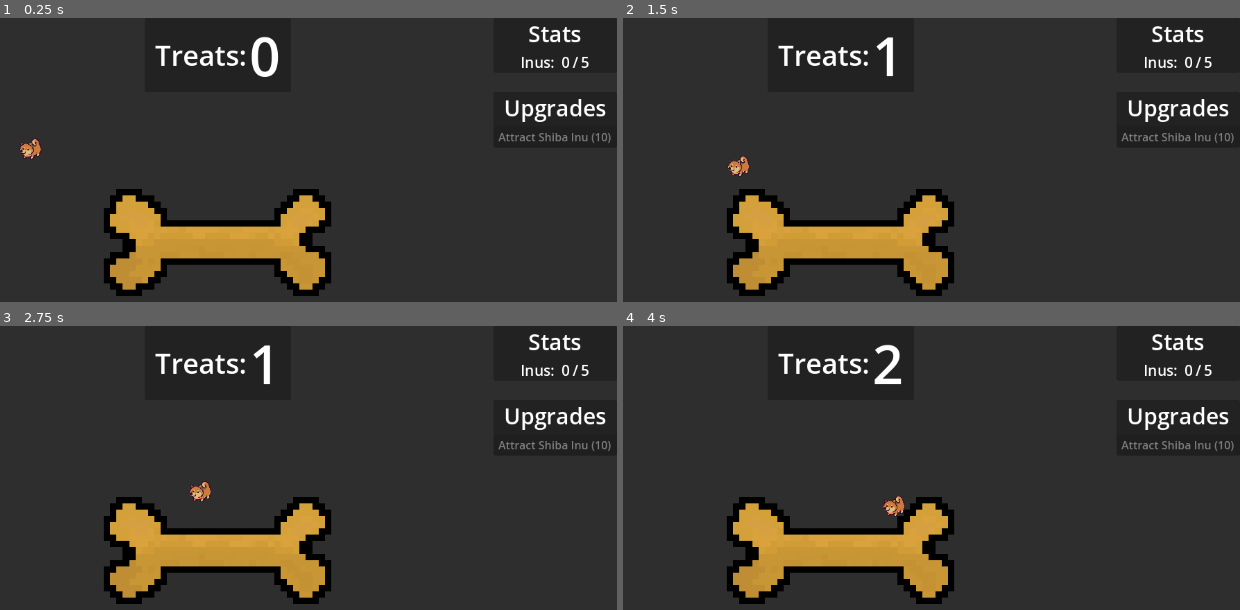
Above: before the commit, frames 1-4 (two rows, left to right).
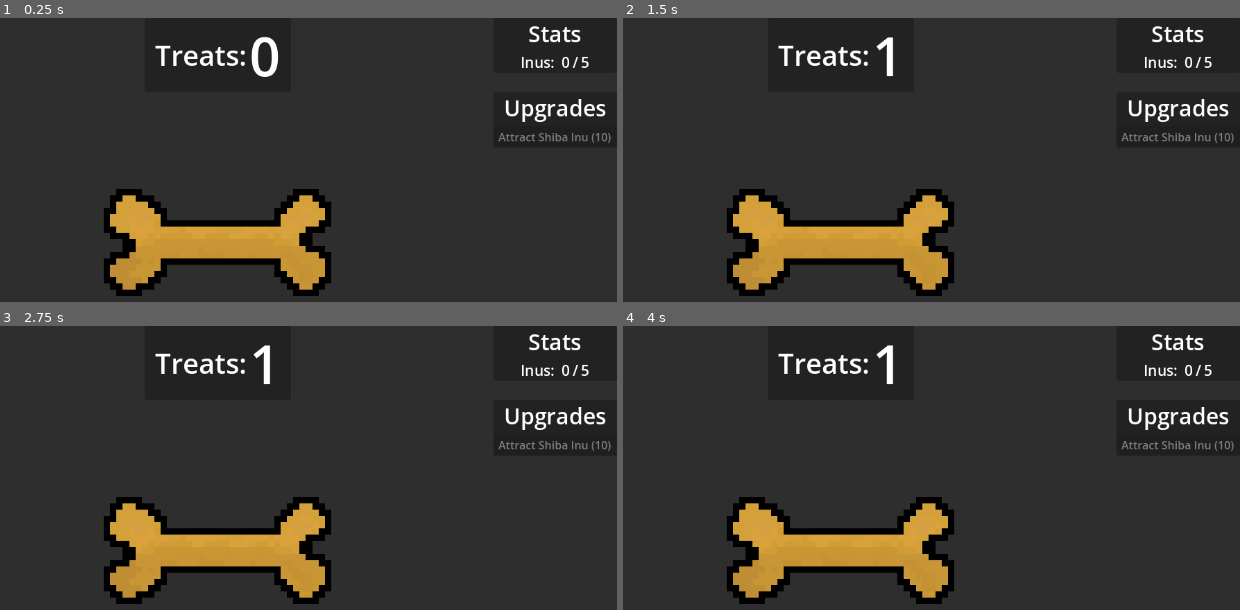
Above: after the commit, the same moments.

Repository: ejmejm/ShibaIdle
Game: Godot game, scene res://scenes/root.tscn
Two runs of this game, one before a commit and one after it. Both use one fixed random seed, a clock stepped at 60 frames per second and the inputs below.
Inputs (mouse positions are in pixels of both pictures, inside the frame that each line leads up to):
- Up to frame 1 (0.25 s): no input
- Up to frame 2 (1.5 s): press the mouse at (838, 242) at 0.53 s; move the mouse to (678, 265) at 1.27 s; release the mouse at (678, 265) at 1.28 s; click (678, 265) at 1.35 s
- Up to frame 3 (2.75 s): move the mouse to (296, 450) at 2.02 s; press the mouse at (296, 450) at 2.03 s
- Up to frame 4 (4 s): move the mouse to (outside the picture) at 2.77 s; release the mouse at (outside the picture) at 2.78 s; click (outside the picture) at 2.85 s; move the mouse to (outside the picture) at 3.52 s; press the mouse at (outside the picture) at 3.53 s

The runs differ from the first frame. In frame 1, 0.2% of the frame differs, in the area x 3-7%, y 42-50%; in frame 2, 0.2%; in frame 3, 0.2%; in frame 4, 0.5%, in the area x 40-46%, y 6-67%.

Commit message:
Added double shiba inus

Diff:
--- /dev/null
+++ b/scenes/double_shiba_inu.tscn
@@ -0,0 +1,27 @@
+[gd_scene load_steps=4 format=3 uid="uid://n5gd6xej0wec"]
+
+[ext_resource type="Script" path="res://scripts/random_walk.gd" id="1_1n3rj"]
+[ext_resource type="Texture2D" uid="uid://dyestbkxs8hw4" path="res://tmp_sprites/shiba_sprite.png" id="2_mjpg1"]
+
+[sub_resource type="CapsuleShape2D" id="CapsuleShape2D_qljsk"]
+radius = 13.6007
+height = 41.0353
+
+[node name="DoubleShibaInu" type="CharacterBody2D"]
+collision_layer = 2
+floor_max_angle = 0.0
+script = ExtResource("1_1n3rj")
+metadata/inu_type = "double_shiba_inu"
+
+[node name="ShibaSprite2" type="Sprite2D" parent="."]
+position = Vector2(-5, -5)
+texture = ExtResource("2_mjpg1")
+
+[node name="ShibaSprite" type="Sprite2D" parent="."]
+position = Vector2(2, 3)
+texture = ExtResource("2_mjpg1")
+
+[node name="CollisionShape2D" type="CollisionShape2D" parent="."]
+position = Vector2(-3.55271e-15, 0)
+rotation = 2.39842
+shape = SubResource("CapsuleShape2D_qljsk")
--- a/scenes/root.tscn
+++ b/scenes/root.tscn
@@ -1,13 +1,12 @@
-[gd_scene load_steps=14 format=3 uid="uid://bfa5k0eld51ts"]
+[gd_scene load_steps=13 format=3 uid="uid://bfa5k0eld51ts"]
 
 [ext_resource type="PackedScene" uid="uid://va8rw1sglveq" path="res://scenes/clickable_treat.tscn" id="1_osj1l"]
 [ext_resource type="PackedScene" uid="uid://clgwpwrjnay6g" path="res://scenes/player_stats.tscn" id="2_f1wp3"]
 [ext_resource type="Script" path="res://scripts/spawner.gd" id="3_m3s0q"]
-[ext_resource type="PackedScene" uid="uid://0m5v214t2sqc" path="res://scenes/shiba_inu.tscn" id="3_qr0pw"]
 [ext_resource type="Script" path="res://scripts/upgrades_manager.gd" id="5_khuaw"]
 [ext_resource type="Script" path="res://scripts/upgrades_panel.gd" id="6_pydca"]
-[ext_resource type="Script" path="res://scenes/update_creature_count.gd" id="6_xiik3"]
-[ext_resource type="Script" path="res://scenes/max_creature_count_update.gd" id="7_sectu"]
+[ext_resource type="Script" path="res://scripts/update_creature_count.gd" id="6_xiik3"]
+[ext_resource type="Script" path="res://scripts/max_creature_count_update.gd" id="7_sectu"]
 
 [sub_resource type="RectangleShape2D" id="RectangleShape2D_05yih"]
 size = Vector2(1126, 621)
@@ -52,9 +51,6 @@
 
 [node name="InuContainer" type="Node2D" parent="."]
 unique_name_in_owner = true
-
-[node name="CharacterBody2D" parent="InuContainer" instance=ExtResource("3_qr0pw")]
-position = Vector2(-294, -140)
 
 [node name="GameManager" type="Node" parent="."]
 
--- a/scenes/shiba_inu.tscn
+++ b/scenes/shiba_inu.tscn
@@ -7,10 +7,11 @@
 radius = 12.0357
 height = 31.0368
 
-[node name="CharacterBody2D" type="CharacterBody2D"]
+[node name="ShibaInu" type="CharacterBody2D"]
 collision_layer = 2
 floor_max_angle = 0.0
 script = ExtResource("1_boois")
+metadata/inu_type = "base_shiba_inu"
 
 [node name="ShibaSprite" type="Sprite2D" parent="."]
 texture = ExtResource("1_648j0")
--- a/scripts/spawner.gd
+++ b/scripts/spawner.gd
@@ -7,7 +7,8 @@
 
 
 static var INU_RESOURCES := {
-	"shiba_inu": preload("res://scenes/shiba_inu.tscn")
+	"base_shiba_inu": preload("res://scenes/shiba_inu.tscn"),
+	"double_shiba_inu": preload("res://scenes/double_shiba_inu.tscn")
 }
 
 
--- a/scripts/upgrades_manager.gd
+++ b/scripts/upgrades_manager.gd
@@ -8,7 +8,8 @@
 
 func _ready():
 	UPGRADE_REGISTRAR = {
-		"buy_shiba_inu": preload("res://upgrades/buy_shiba.gd").new()
+		"buy_shiba_inu": preload("res://upgrades/buy_shiba.gd").new(),
+		"buy_double_shiba_inu": preload("res://upgrades/buy_double_shiba.gd").new()
 	}
 
 	for upgrade: BaseUpgrade in UPGRADE_REGISTRAR.values():
--- a/upgrades/building_upgrade.gd
+++ b/upgrades/building_upgrade.gd
@@ -5,6 +5,7 @@
 @export var collisions : int =  0
 @export var collision_max: int = 1
 @export var texture : Texture
+
 
 func _on_ready():
 	sprite.texture = texture
--- /dev/null
+++ b/upgrades/buy_double_shiba.gd
@@ -0,0 +1,42 @@
+class_name BuyDoubleShibaUpgrade
+extends BaseUpgrade
+
+
+var spawner: SpawnManager
+var inu_container: Node
+
+
+func link_dependencies(tree: SceneTree):
+	spawner = tree.root.get_node("/root/Root/GameManager/%Spawner")
+	inu_container = tree.root.get_node("/root/Root/%InuContainer")
+
+
+func _init():
+	id = "buy_double_shiba_inu"
+	label = "Attract Double Shiba Inu"
+	description = "Buy a double shiba inu companion to roam around your screen. Requires 2 shiba inus."
+	cost = 30
+	max_purchases = -1
+
+
+func _on_purchase_logic():
+	spawner.spawn_inu("double_shiba_inu")
+	var shiba_inus := _get_shiba_inus()
+	for i in 2:
+		inu_container.remove_child(shiba_inus[i])
+		shiba_inus[i].queue_free()
+	player_stats.n_current_inus -= 1
+
+
+func _get_shiba_inus() -> Array[Node]:
+	var children := inu_container.get_children()
+	var shiba_inus: Array[Node] = []
+	for node in children:
+		if node.has_meta("inu_type") and node.get_meta("inu_type") == "base_shiba_inu":
+			shiba_inus.append(node)
+	return shiba_inus
+
+
+func _should_display_logic() -> bool:
+	var shiba_inus: Array[Node] = _get_shiba_inus()
+	return shiba_inus.size() >= 2
--- a/upgrades/buy_shiba.gd
+++ b/upgrades/buy_shiba.gd
@@ -18,7 +18,7 @@
 
 
 func _on_purchase_logic():
-	spawner.spawn_inu("shiba_inu")
+	spawner.spawn_inu("base_shiba_inu")
 	player_stats.n_current_inus += 1
 
 
Renamed: scenes/max_creature_count_update.gd -> scripts/max_creature_count_update.gd
Renamed: scenes/update_creature_count.gd -> scripts/update_creature_count.gd
